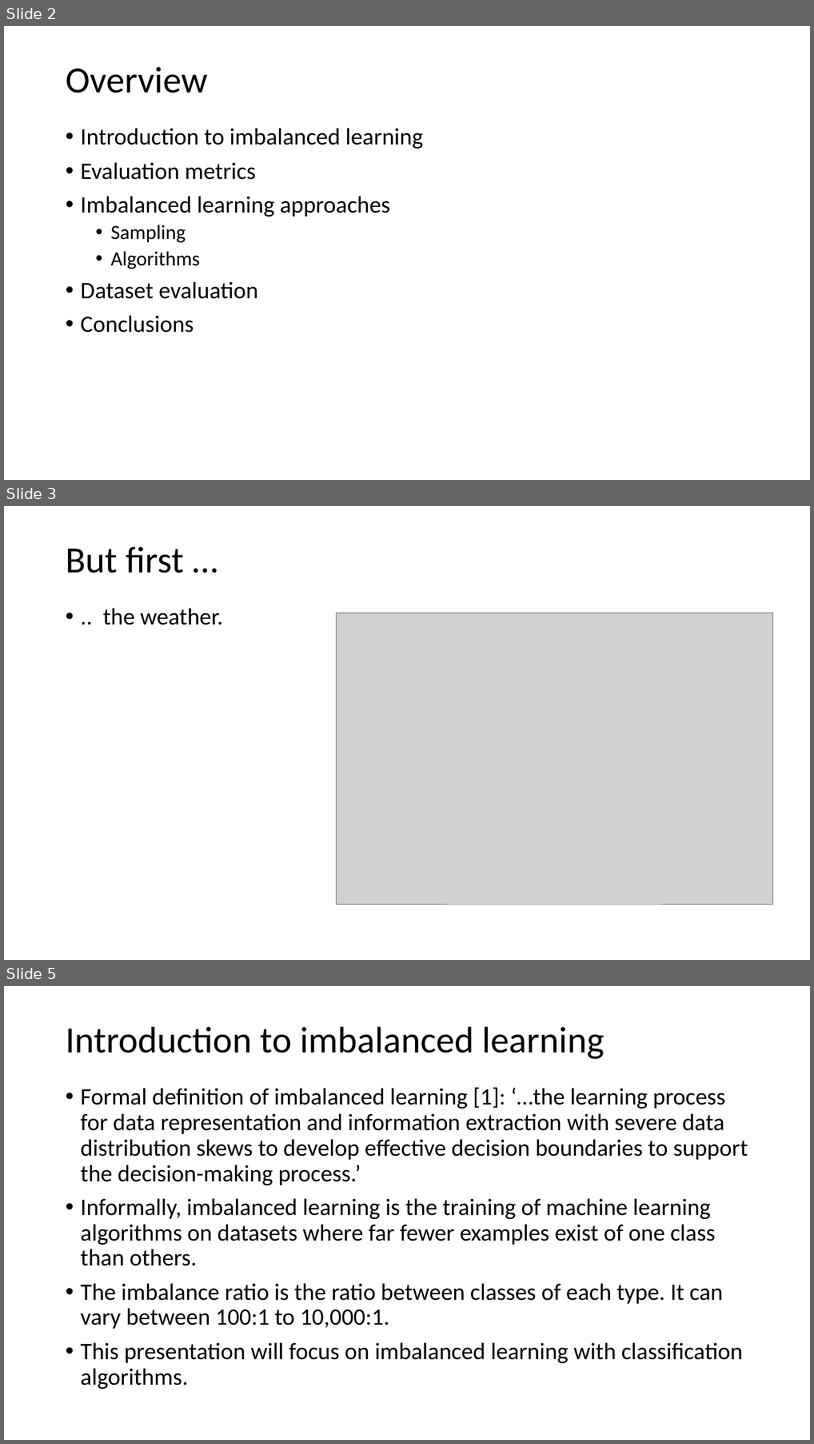
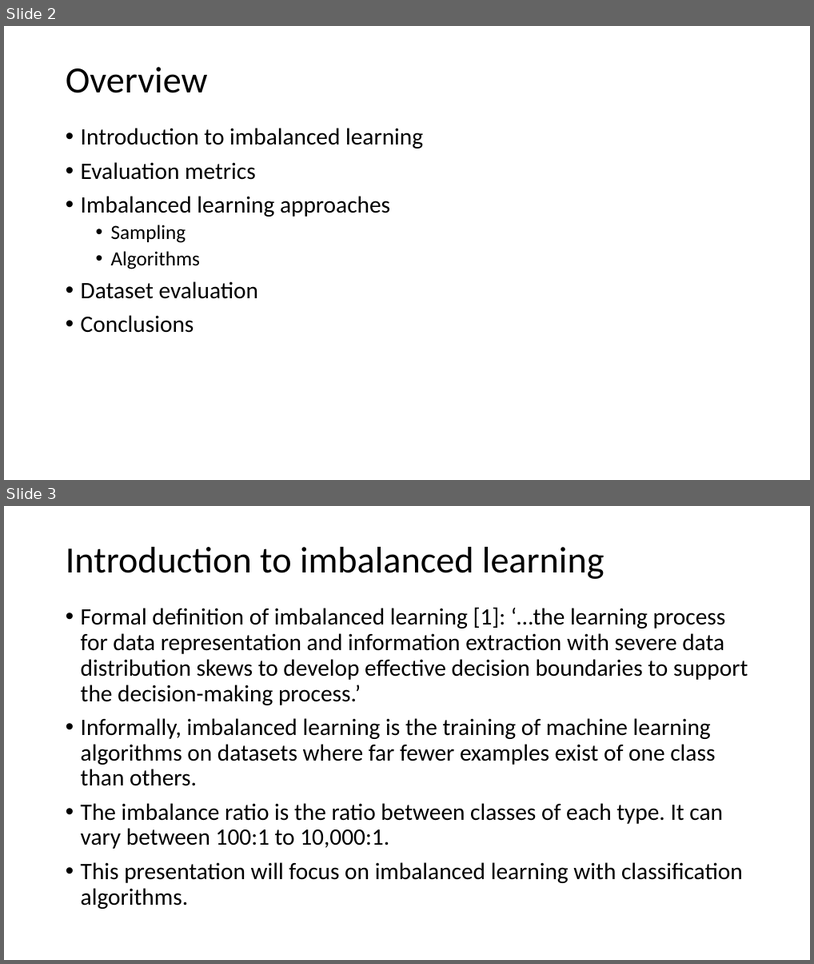
Before and after one commit to timgasser/acm_imbalanced_learning, a slide deck: acm_imbalance_datasets.pptx. Shown one above the other, each under a label of ours: slides 2, 3 and 5 before the commit, slides 2 and 3 after it; the slides between them are not shown. The pictures are 814x1444 and 814x964 pixels, drawn with LibreOffice and Linux fonts; fonts in the diff are those of the drawing; grey boxes stand for pictures. Boxes give left, top, right and bottom in pixels: in the first picture for what was removed or moved away, otherwise in the second. Text is boxed around its words. In the diff, an @@ line names an element or a change of style, - is before the commit and + after.

```diff
--- a/acm_imbalance_datasets.pptx
+++ b/acm_imbalance_datasets.pptx
@@ slide 3 removed at <box>4,506,810,960</box>, background #FFFFFF @@
@@ title removed at <box>66,547,184,573</box> @@
-But first …
@@ text removed at <box>103,608,223,625</box> @@
-• .. the weather.
@@ picture removed at <box>337,612,774,904</box> @@
@@ what was slide 5 is now slide 3 @@
```
Also in this commit, not shown: 1 slide changed, 1 other slide removed, 1 other file.
